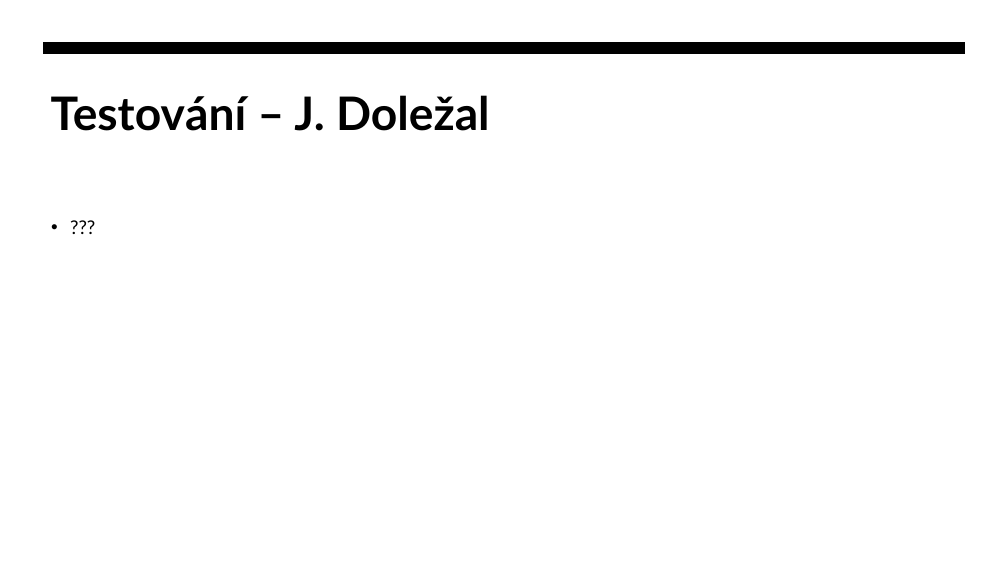
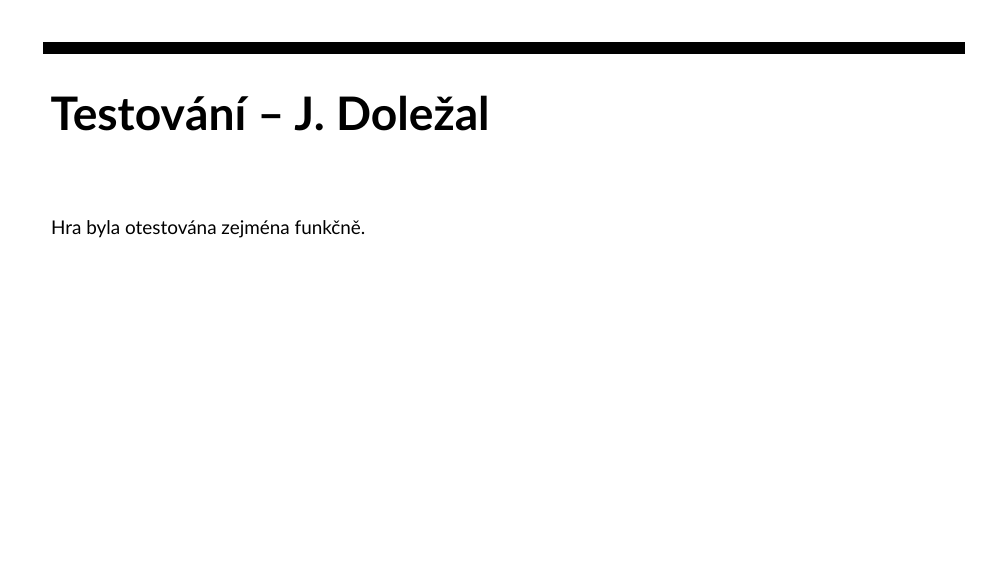
Before and after one commit to DannyZednickova/tetris_game_project, a slide deck: slide 22 of Tetris hra - zabezpečení.pptx (slide 20 before the commit). Drawn at 1008x567 pixels with LibreOffice and Linux fonts; fonts in the diff are those of the drawing. Boxes give left, top, right and bottom in pixels: in the first picture for what was removed or moved away, otherwise in the second. Text is boxed around its words. In the diff, an @@ line names an element or a change of style, - is before the commit and + after.

```diff
--- a/Tetris hra - zabezpečení.pptx
+++ b/Tetris hra - zabezpečení.pptx
@@ text at (51,220,366,238): text changed @@
-• ???
+Hra byla otestována zejména funkčně.
```
Also in this commit, not shown: 2 slides added, 1 other file.
